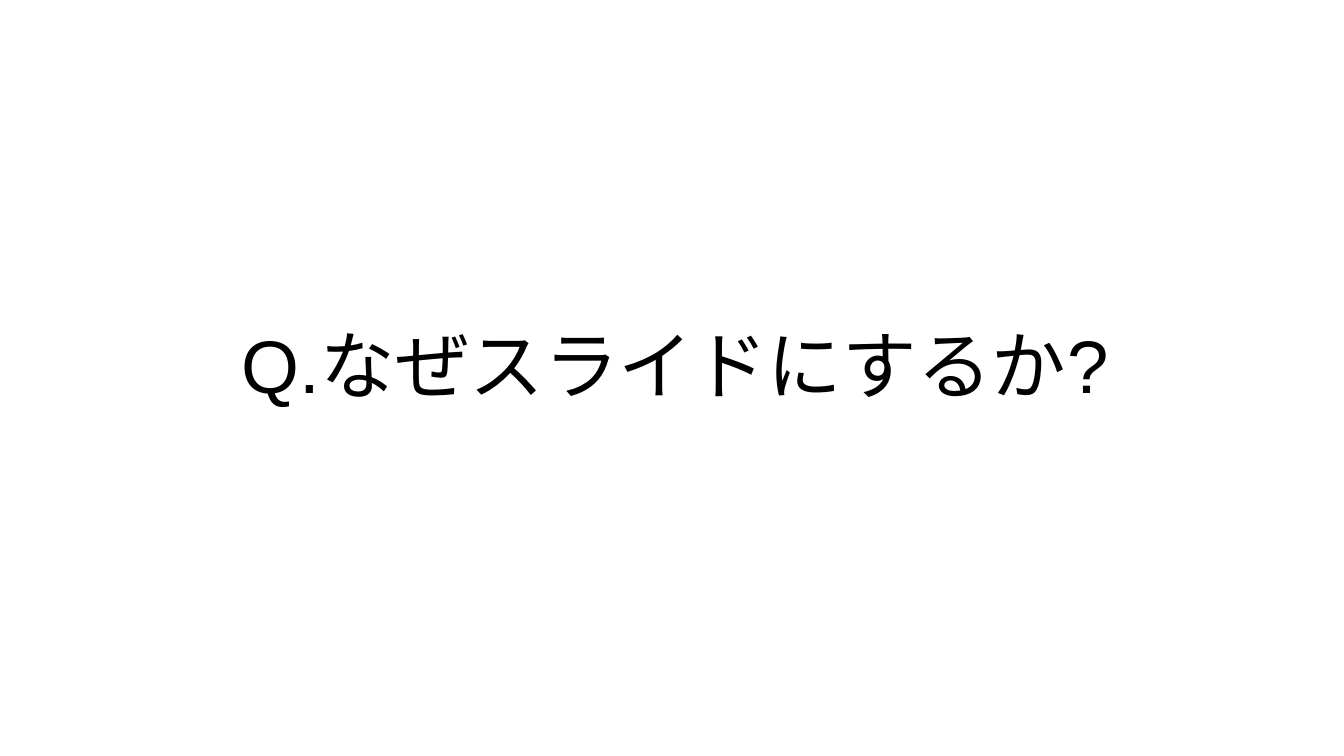
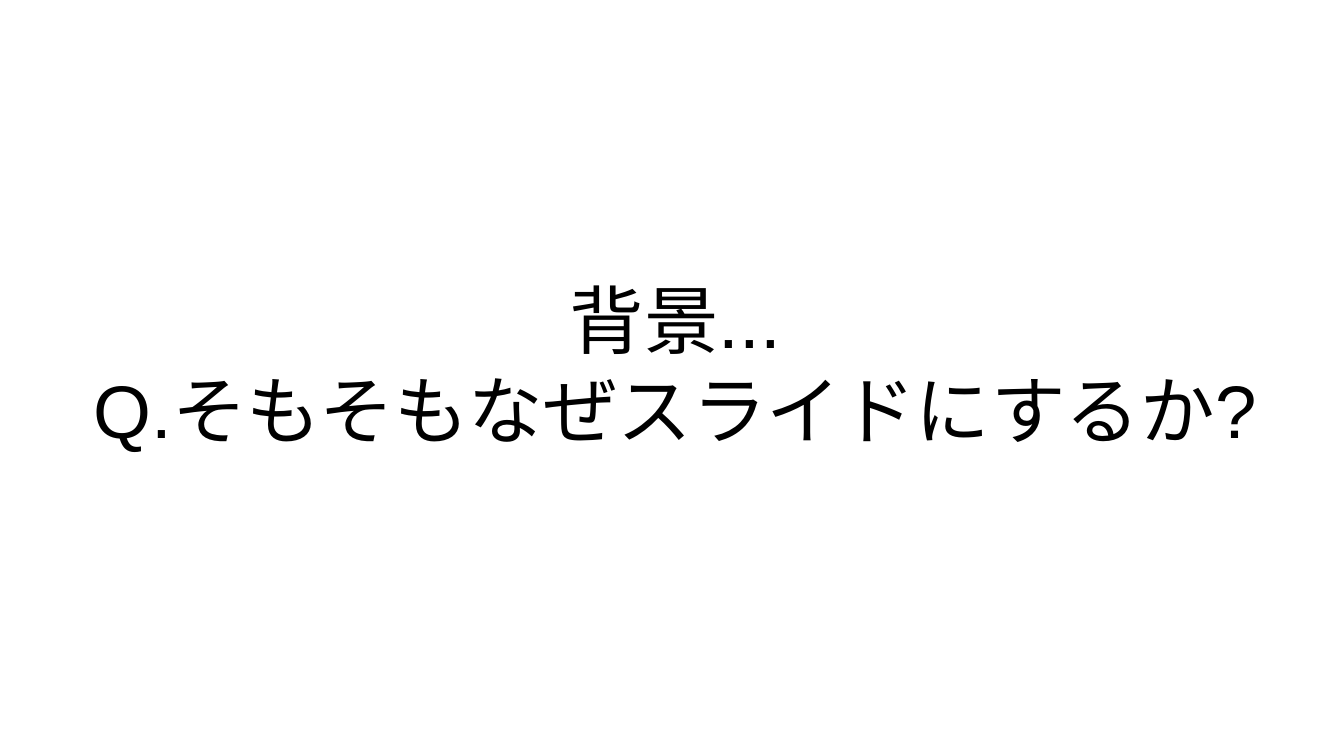
Before and after one commit to kijimaD/roam-ui, a slide deck: slide 5 of pages/pdfs/20250201_slide.odp (slide 3 before the commit). Drawn at 1344x756 pixels with LibreOffice and Linux fonts; fonts in the diff are those of the drawing. Boxes give left, top, right and bottom in pixels: in the first picture for what was removed or moved away, otherwise in the second. Text is boxed around its words. In the diff, an @@ line names an element or a change of style, - is before the commit and + after.

```diff
--- a/pages/pdfs/20250201_slide.odp
+++ b/pages/pdfs/20250201_slide.odp
@@ title at box(94, 285, 1257, 452): text changed @@
-Q.なぜスライドにするか?
+背景...
+Q.そもそもなぜスライドにするか?
```
Also in this commit, not shown: 3 other slides changed, 5 slides added, 1 slide removed, 4 other files.
